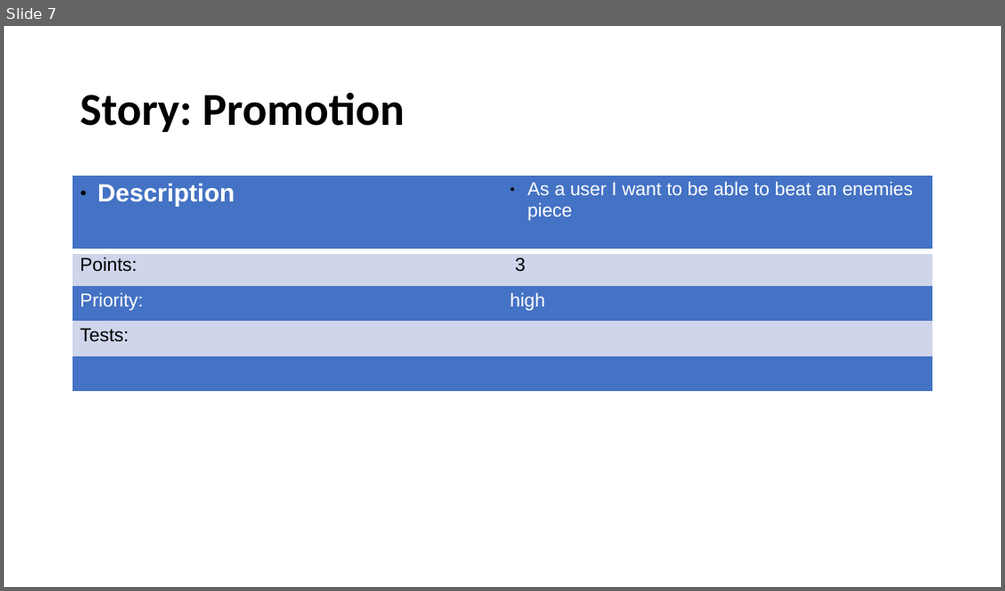
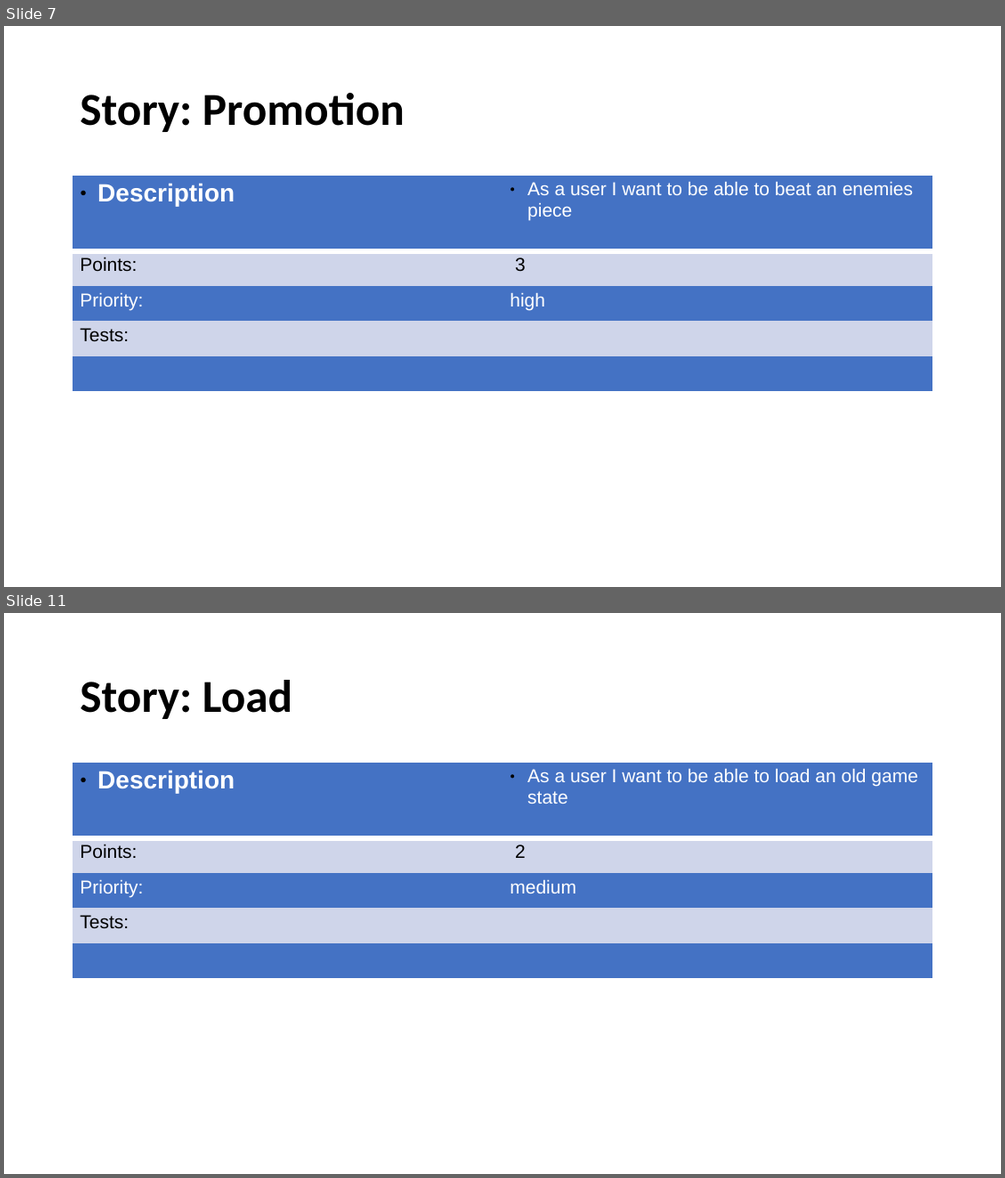
Before and after one commit to nolliebigspin/chess-game, a slide deck: docs/content/storycards/raw/Storycards.odp. Shown one above the other, each under a label of ours: slide 7 before the commit, slides 7 and 11 after it; the slides between them are not shown. The pictures are 1005x591 and 1005x1178 pixels, drawn with LibreOffice and Linux fonts; fonts in the diff are those of the drawing. Boxes give left, top, right and bottom in pixels: in the first picture for what was removed or moved away, otherwise in the second. Text is boxed around its words. In the diff, an @@ line names an element or a change of style, - is before the commit and + after.

Commit message:
update storycards

```diff
--- a/docs/content/storycards/raw/Storycards.odp
+++ b/docs/content/storycards/raw/Storycards.odp
@@ slide 11 added at bbox=[4, 613, 1001, 1174], background #FFFFFF @@
@@ title added at bbox=[80, 680, 292, 719], 44 pt, text #000000, bold @@
+Story: Load
@@ table added at bbox=[73, 763, 933, 976], 5 rows, 2 columns @@
+Description | As a user I want to be able to load an old game state
+Points: | 2
+Priority: | medium
+Tests: | 
+ | 
```
Also in this commit, not shown: 1 slide changed, 9 other slides added.
